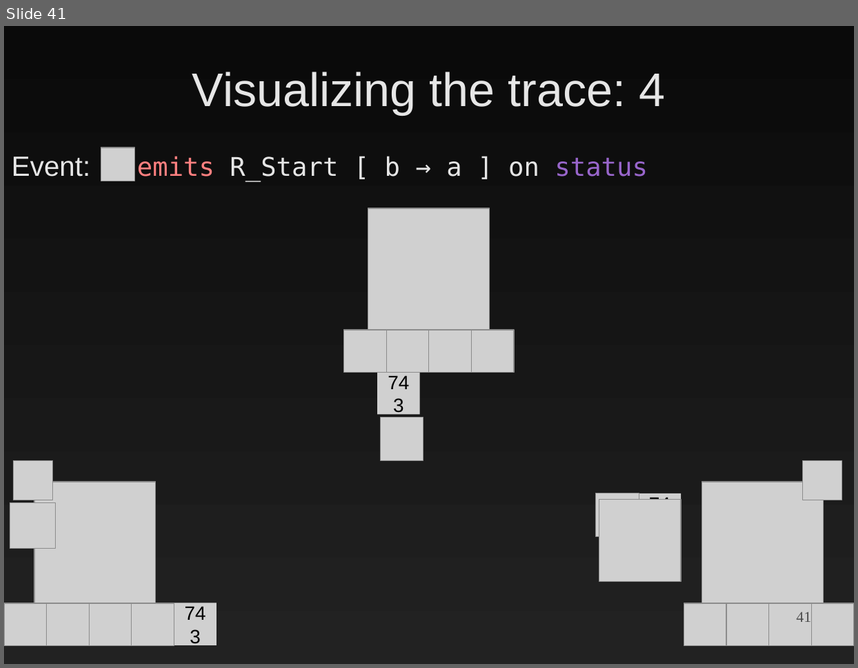
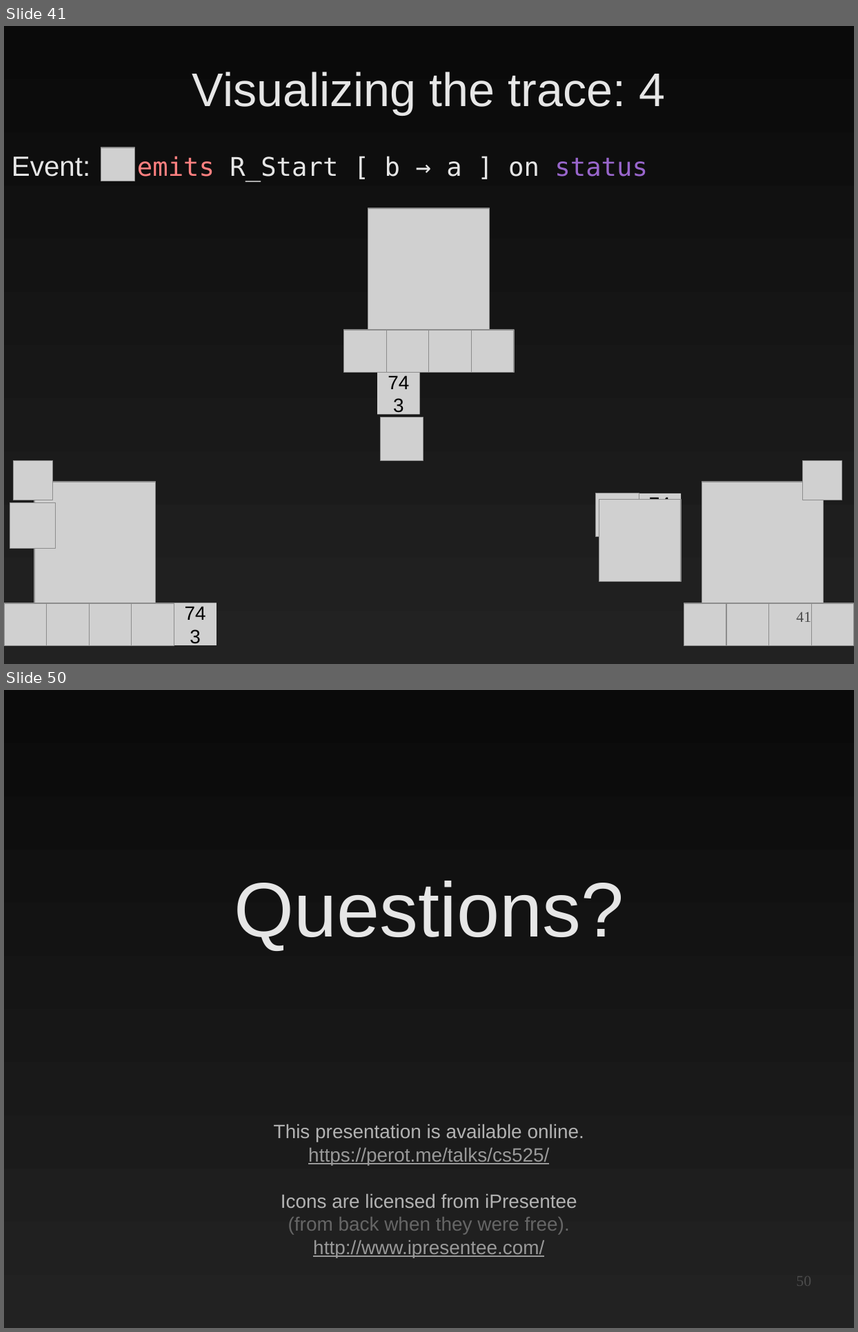
Before and after one commit to EtiennePerot/cs525p, a slide deck: Presentation.odp. Shown one above the other, each under a label of ours: slide 41 before the commit, slides 41 and 50 after it; the slides between them are not shown. The pictures are 858x668 and 858x1332 pixels, drawn with LibreOffice and Linux fonts; fonts in the diff are those of the drawing; grey boxes stand for pictures. Boxes give left, top, right and bottom in pixels: in the first picture for what was removed or moved away, otherwise in the second. Text is boxed around its words. In the diff, an @@ line names an element or a change of style, - is before the commit and + after.

```diff
--- a/Presentation.odp
+++ b/Presentation.odp
@@ slide 50 added at (4,690,854,1328), background gradient #0A0A0A to #222222 @@
@@ subtitle added at (234,880,624,951), 72 pt, text #E6E6E6 @@
+Questions?
@@ text added at (274,1124,584,1257), 18 pt, text #B3B3B3 @@
+This presentation is available online.
+https://perot.me/talks/cs525/
+Icons are licensed from iPresentee
+(from back when they were free).
+http://www.ipresentee.com/
@@ page number added at (796,1276,811,1285), 14 pt, text #4C4C4C @@
+50
```
Also in this commit, not shown: 4 slides changed, 7 other slides added, 1 other file.
